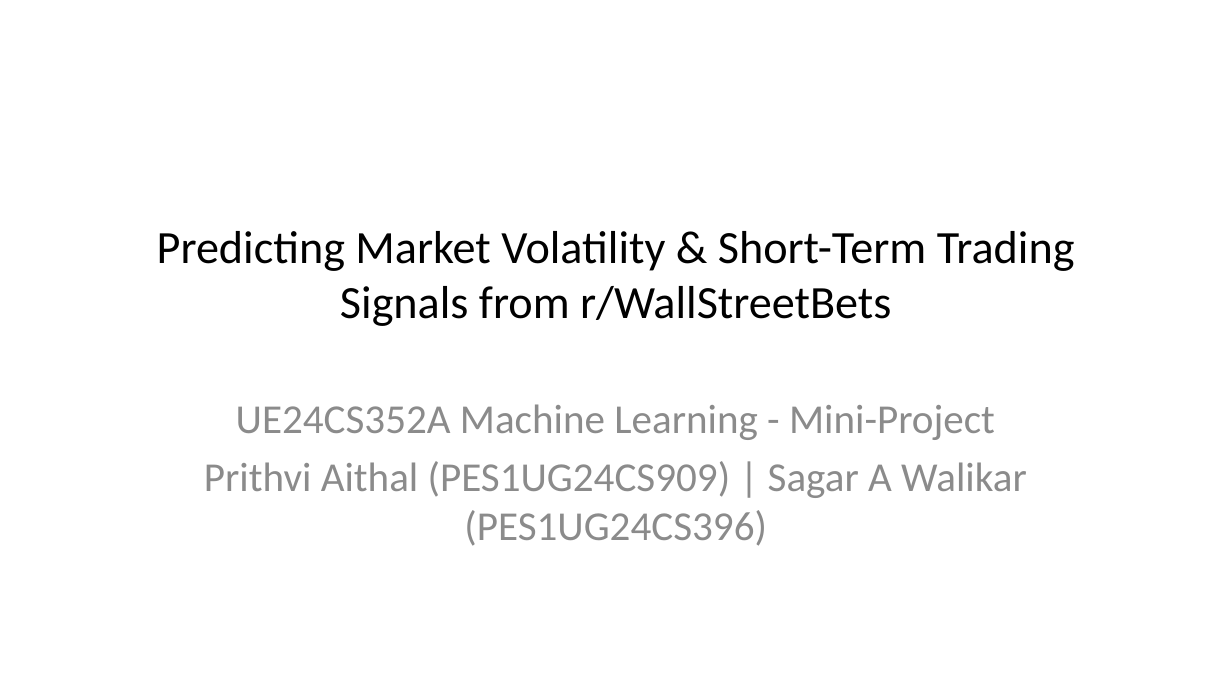
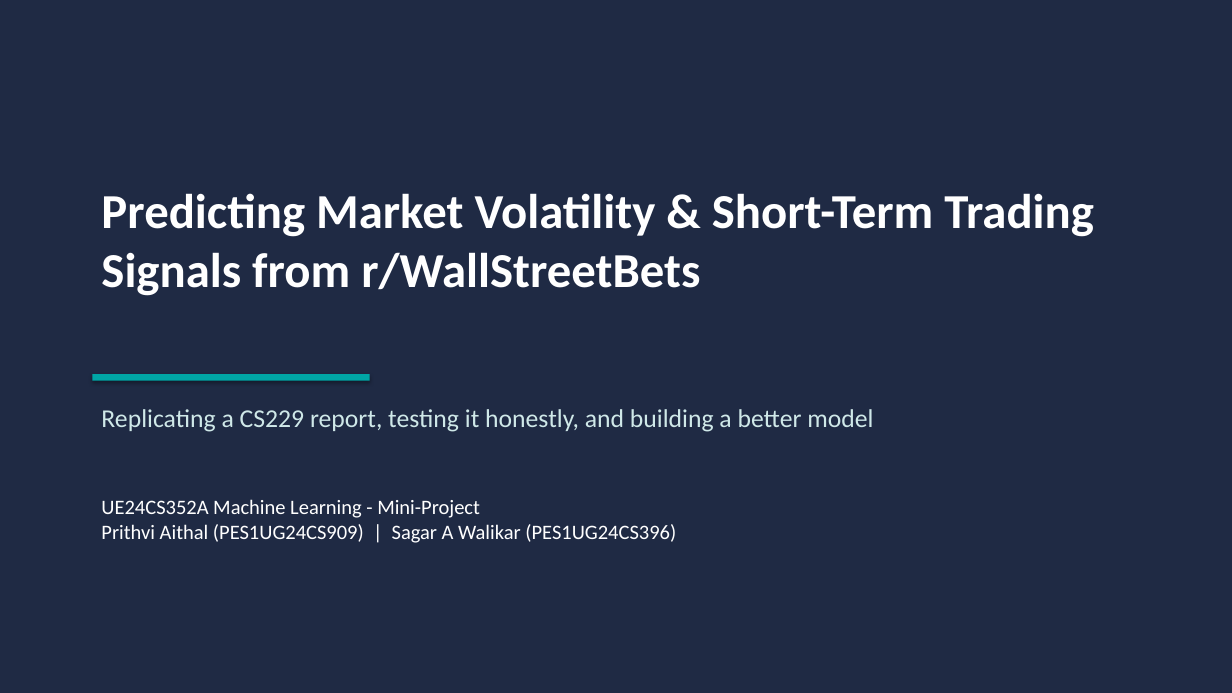
Before and after one commit to Prithvi-Aithal/wsb-market-prediction, a slide deck: slide 1 of docs/presentation.pptx. Drawn at 1232x693 pixels with LibreOffice and Linux fonts; fonts in the diff are those of the drawing. Boxes give left, top, right and bottom in pixels: in the first picture for what was removed or moved away, otherwise in the second. Text is boxed around its words. In the diff, an @@ line names an element or a change of style, - is before the commit and + after.

```diff
--- a/docs/presentation.pptx
+++ b/docs/presentation.pptx
@@ rectangle added at box(0, 0, 1232, 693), fill #1F2A44 @@
@@ text "Predicting Market Volatility & Short-Term ...": place and size @@
-text "Predicting Market Volatility & Short-Term ..." at box(157, 231, 1075, 326)
+text "Predicting Market Volatility & Short-Term ..." at box(101, 193, 1093, 296)
@@ text "Predicting Market Volatility & Short-Term ..." at box(101, 193, 1093, 296): size 36 to 38 pt, text colour #000000 to #FFFFFF, bold on; alignment centre to left; vertical alignment middle to top @@
@@ rectangle added at box(92, 374, 370, 381), fill #00A6A6 @@
@@ text added at box(101, 409, 873, 432), 20 pt, text #CFE8E8 @@
+Replicating a CS229 report, testing it honestly, and building a better model
@@ text at box(101, 499, 676, 543): text changed; size 32 to 16 pt; text colour #8C8C8C to #FFFFFF @@
-UE24CS352A Machine Learning - Mini-Project
-Prithvi Aithal (PES1UG24CS909) | Sagar A Walikar (PES1UG24CS396)
+UE24CS352A Machine Learning - Mini-Project
+Prithvi Aithal (PES1UG24CS909) | Sagar A Walikar (PES1UG24CS396)
```
Also in this commit, not shown: 6 other slides changed, 15 slides added, 9 slides removed, 12 other files.
